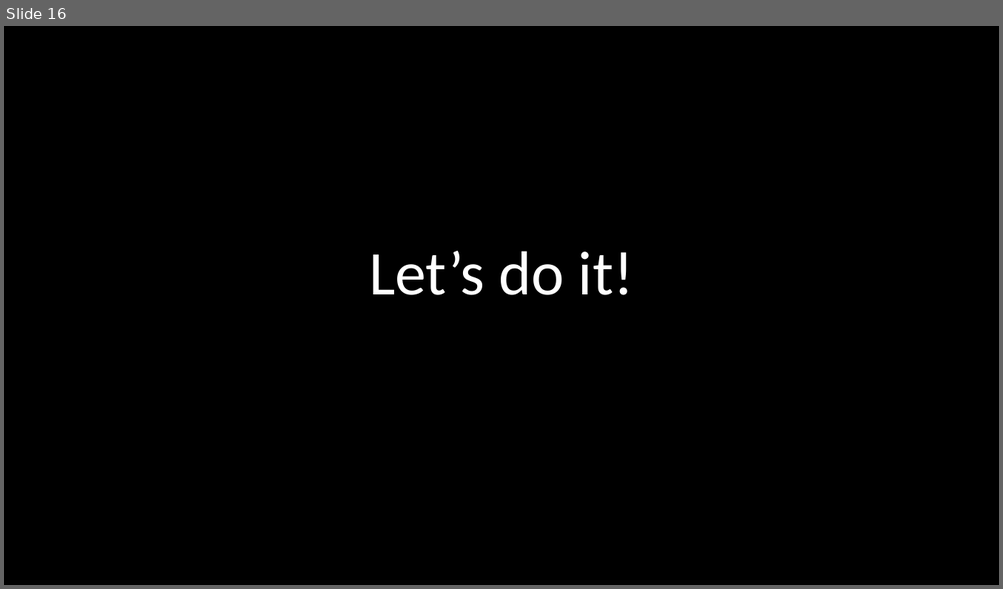
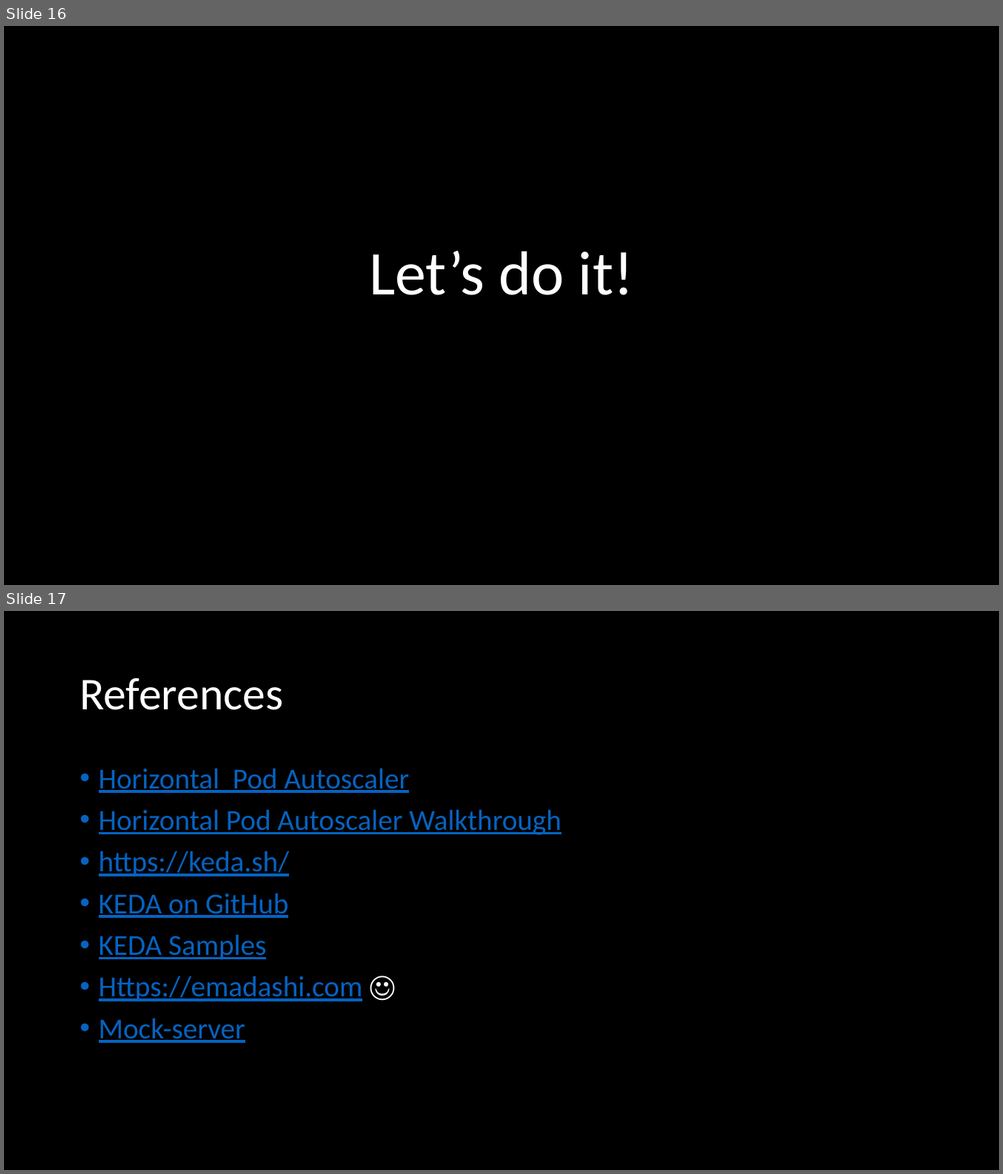
Before and after one commit to eashi/keda-workshop, a slide deck: preso.pptx. Shown one above the other, each under a label of ours: slide 16 before the commit, slides 16 and 17 after it. The pictures are 1003x589 and 1003x1174 pixels, drawn with LibreOffice and Linux fonts; fonts in the diff are those of the drawing. Boxes give left, top, right and bottom in pixels: in the first picture for what was removed or moved away, otherwise in the second. Text is boxed around its words. In the diff, an @@ line names an element or a change of style, - is before the commit and + after.

Commit message:
Add references to the end of the slides

```diff
--- a/preso.pptx
+++ b/preso.pptx
@@ slide 17 added at (4, 611, 999, 1170), background #000000 @@
@@ title added at (79, 678, 283, 710), 44 pt, text #FFFFFF @@
+References
@@ text added at (99, 768, 561, 1043), 28 pt, text #0563C1, underline @@
+• Horizontal Pod Autoscaler
+• Horizontal Pod Autoscaler Walkthrough
+• https://keda.sh/
+• KEDA on GitHub
+• KEDA Samples
+• Https://emadashi.com ☺
+• Mock-server
```
